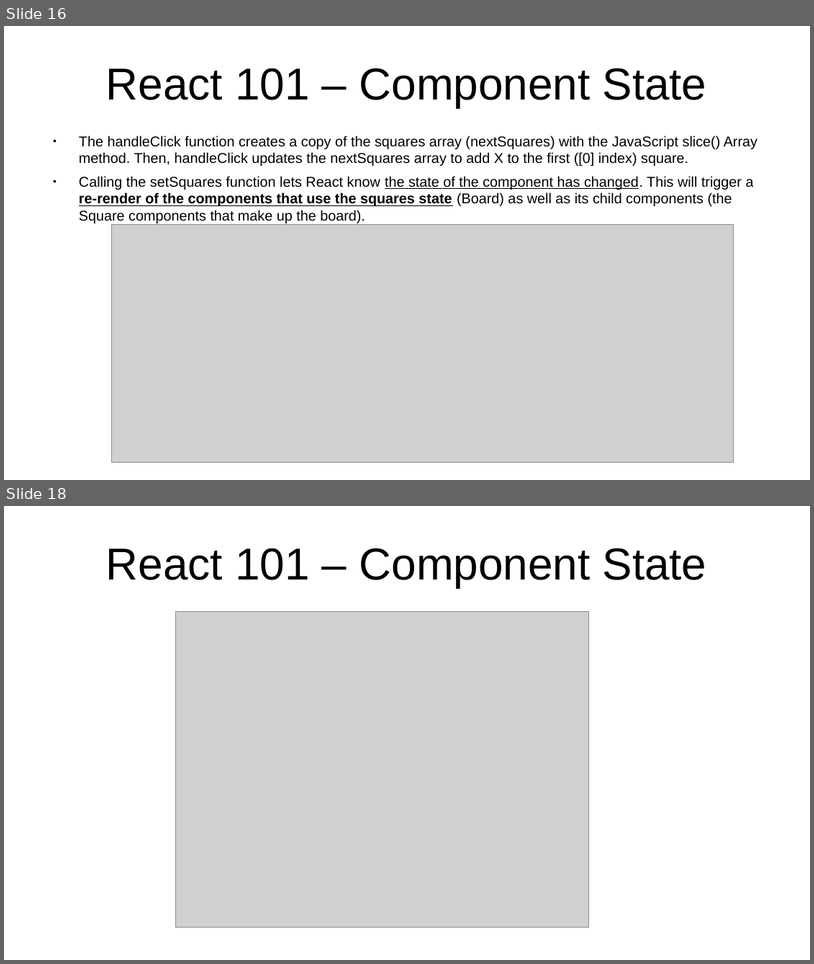
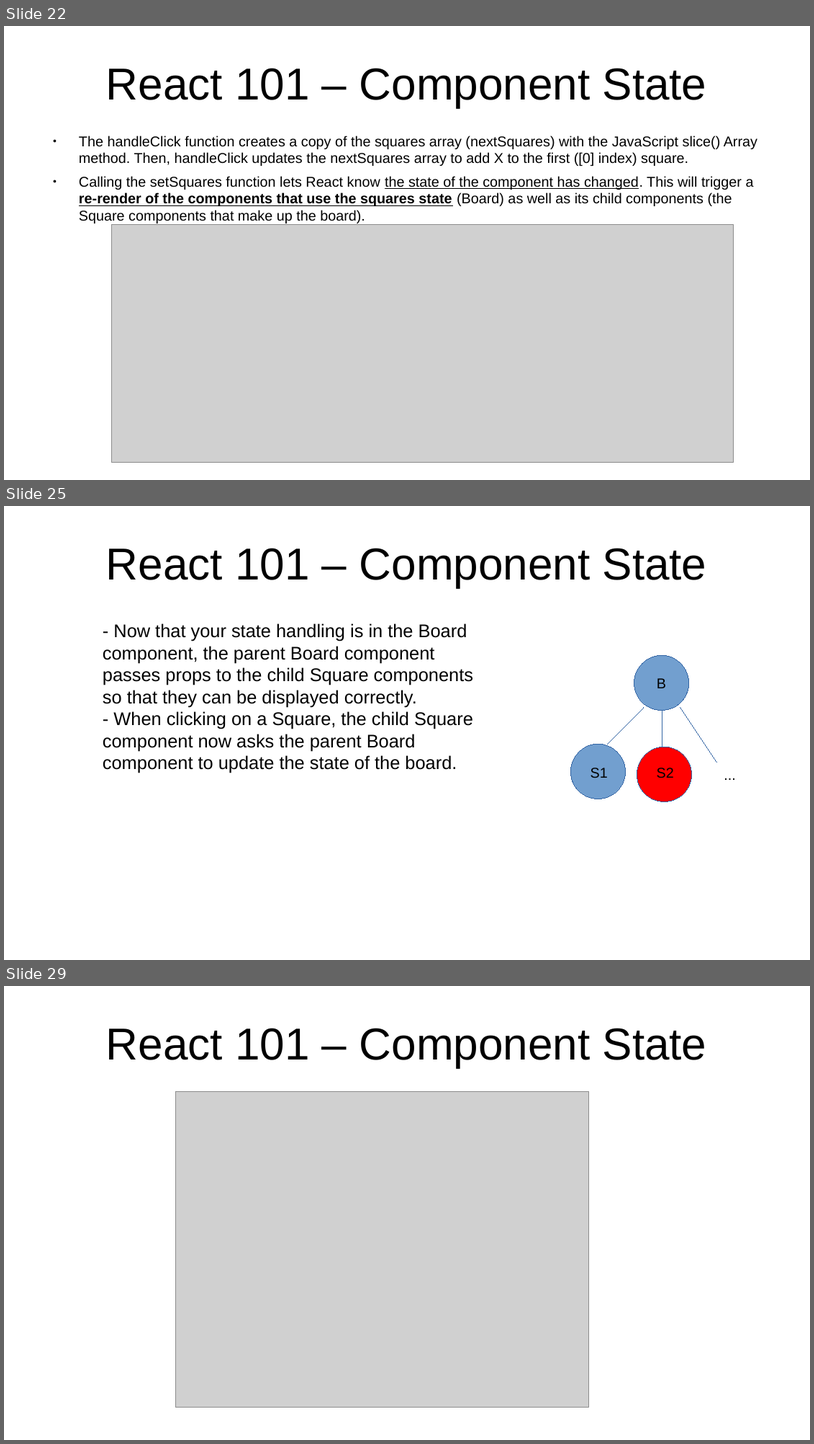
Before and after one commit to marcus-yeagle/react-tutorial, a slide deck: React 101.pptx. Shown one above the other, each under a label of ours: slides 16 and 18 before the commit, slides 22, 25 and 29 after it; the slides between them are not shown. The pictures are 814x964 and 814x1444 pixels, drawn with LibreOffice and Linux fonts; fonts in the diff are those of the drawing; grey boxes stand for pictures. Boxes give left, top, right and bottom in pixels: in the first picture for what was removed or moved away, otherwise in the second. Text is boxed around its words. In the diff, an @@ line names an element or a change of style, - is before the commit and + after.

```diff
--- a/React 101.pptx
+++ b/React 101.pptx
@@ slide 25 added at <box>4,506,810,960</box>, background #FFFFFF @@
@@ title added at <box>106,548,707,587</box>, 44 pt, text #000000 @@
+React 101 – Component State
@@ text added at <box>103,623,473,773</box>, 18 pt, text #000000 @@
+- Now that your state handling is in the Board component, the parent Board component passes props to the child Square components so that they can be displayed correctly.
+- When clicking on a Square, the child Square component now asks the parent Board component to update the state of the board.
@@ ellipse added at <box>635,655,689,710</box>, fill #729FCF, outline #3465A4 0 pt @@
@@ text added at <box>657,678,666,688</box>, 14 pt, text #000000 @@
+B
@@ line added from (644, 707) to (607, 744), #3465A4 0 pt @@
@@ line added from (663, 710) to (663, 746), #3465A4 0 pt dashed @@
@@ line added from (681, 707) to (718, 762), #3465A4 0 pt @@
@@ ellipse added at <box>571,744,626,799</box>, fill #729FCF, outline #3465A4 0 pt @@
@@ ellipse added at <box>638,746,692,802</box>, fill #FF0000, outline #3465A4 0 pt @@
@@ text added at <box>718,762,810,785</box>, 14 pt, text #000000 @@
+...
@@ text added at <box>591,767,608,777</box>, 14 pt, text #000000 @@
+S1
@@ text added at <box>657,767,674,778</box>, 14 pt, text #000000 @@
+S2
@@ what was slide 16 is now slide 22 @@
@@ what was slide 18 is now slide 29 @@
```
Also in this commit, not shown: 7 slides changed, 11 other slides added, 1 slide removed, 2 other files.
